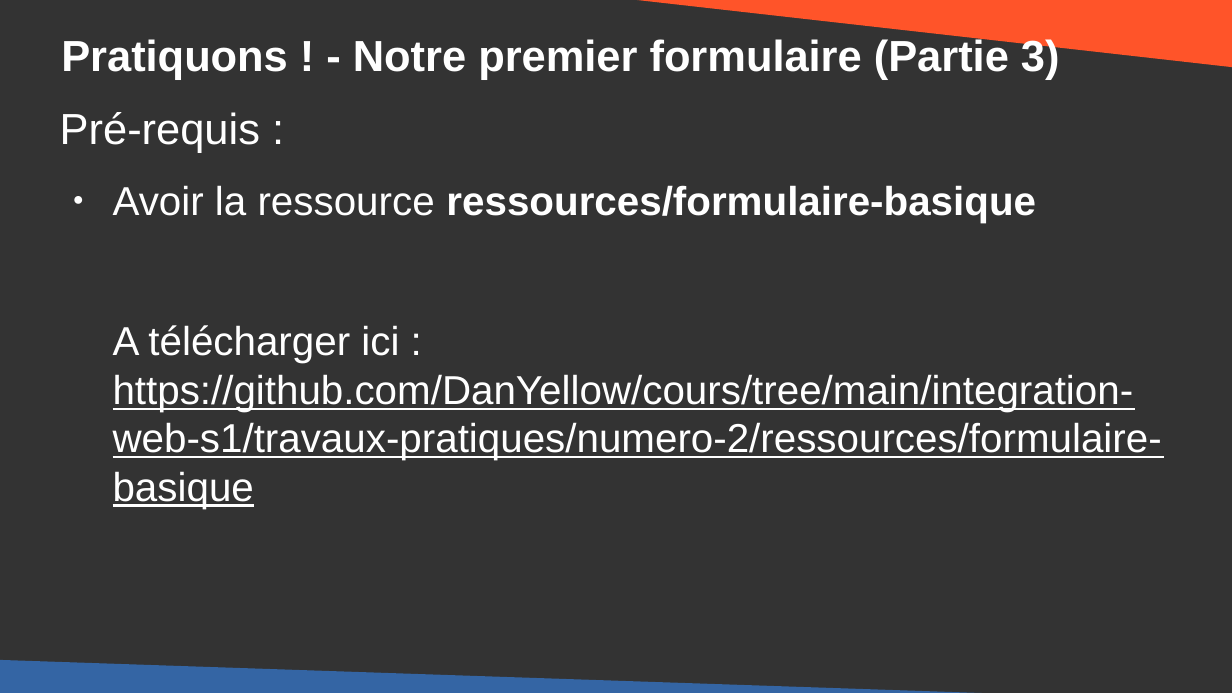
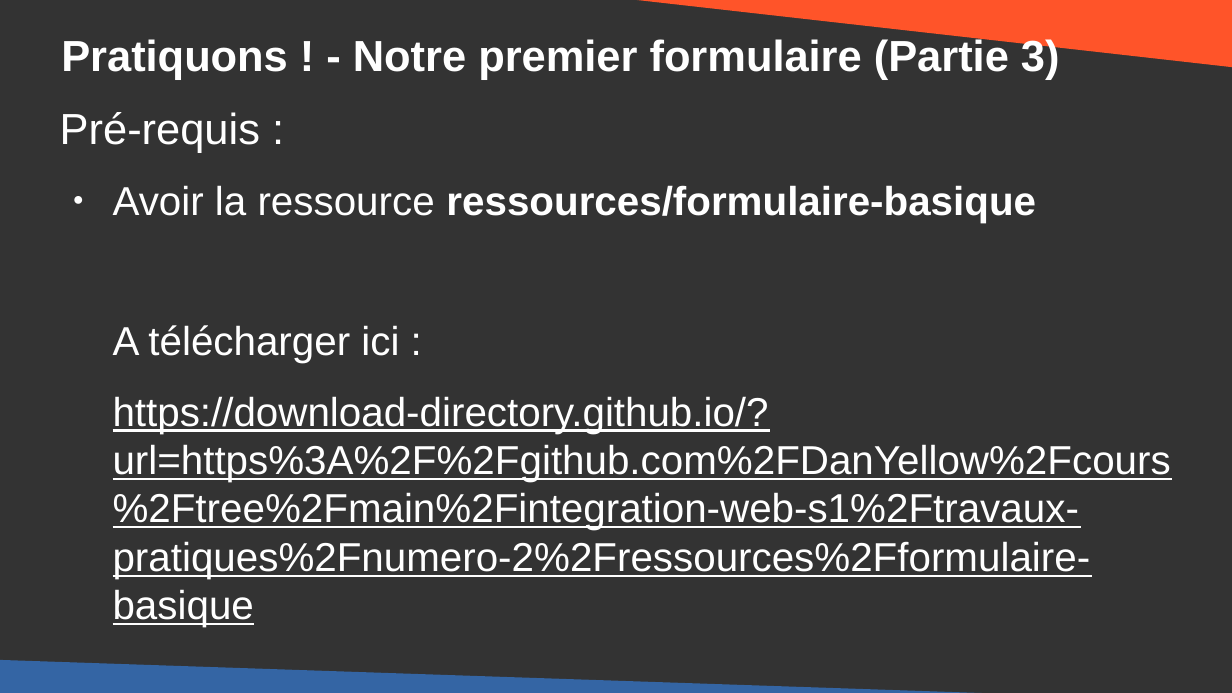
Before and after one commit to DanYellow/cours, a slide deck: slide 56 of integration-web-s1/travaux-pratiques/numero-2/presentation.odp. Drawn at 1232x693 pixels with LibreOffice and Linux fonts; fonts in the diff are those of the drawing. Boxes give left, top, right and bottom in pixels: in the first picture for what was removed or moved away, otherwise in the second. Text is boxed around its words. In the diff, an @@ line names an element or a change of style, - is before the commit and + after.

```diff
--- a/integration-web-s1/travaux-pratiques/numero-2/presentation.odp
+++ b/integration-web-s1/travaux-pratiques/numero-2/presentation.odp
@@ text at (113, 325, 1171, 627): text changed @@
-A télécharger ici : https://github.com/DanYellow/cours/tree/main/integration-web-s1/travaux-pratiques/numero-2/ressources/formulaire-basique
+A télécharger ici :
+https://download-directory.github.io/?url=https%3A%2F%2Fgithub.com%2FDanYellow%2Fcours%2Ftree%2Fmain%2Fintegration-web-s1%2Ftravaux-pratiques%2Fnumero-2%2Fressources%2Fformulaire-basique
```
Also in this commit, not shown: 6 other slides changed, 1 other file.
